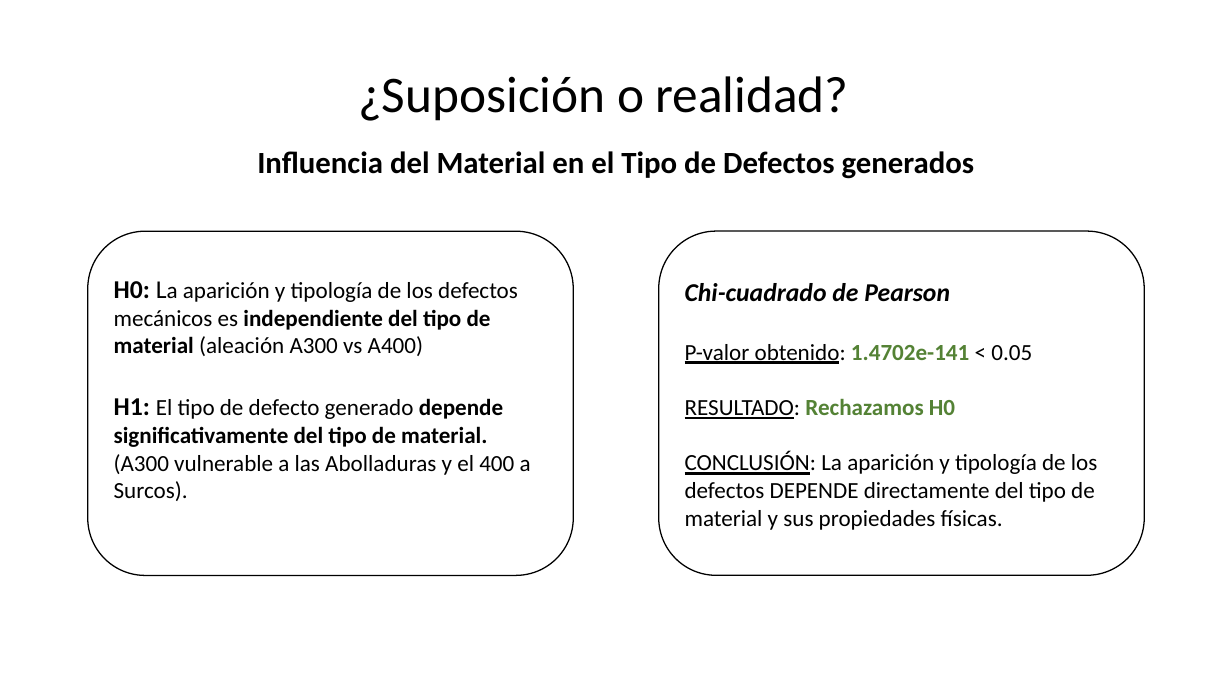
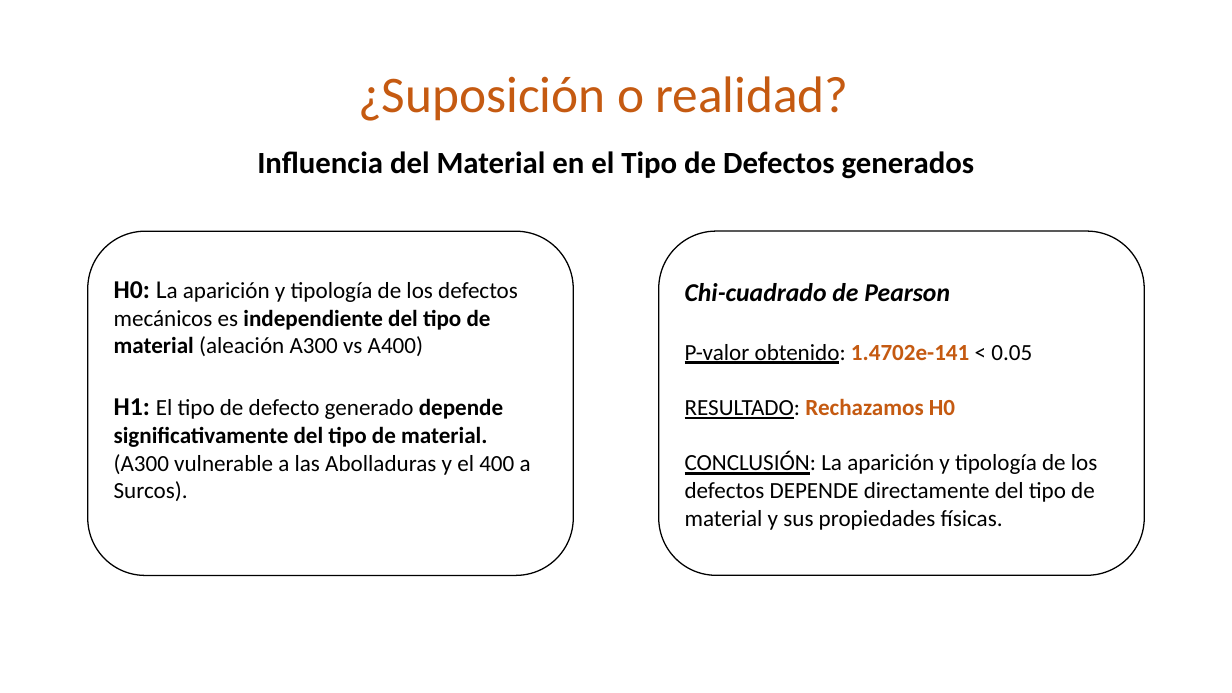
Before and after one commit to martinezleonlaura/2026-10-BILBAO-FT-Data-Science-LauraML, a slide deck: slide 12 of 2-Data_Analysis/EDA/Laura_Mtnez_EDA_Steel_Plates_Faults/Presentación.pptx. Drawn at 1232x693 pixels with LibreOffice and Linux fonts; fonts in the diff are those of the drawing. Boxes give left, top, right and bottom in pixels: in the first picture for what was removed or moved away, otherwise in the second. Text is boxed around its words. In the diff, an @@ line names an element or a change of style, - is before the commit and + after.

```diff
--- a/2-Data_Analysis/EDA/Laura_Mtnez_EDA_Steel_Plates_Faults/Presentación.pptx
+++ b/2-Data_Analysis/EDA/Laura_Mtnez_EDA_Steel_Plates_Faults/Presentación.pptx
@@ text "¿Suposición o realidad?" at (358,76,849,121): text colour #000000 to #C55A11 @@
@@ text in rounded rectangle at (685,344,1032,419): text colour #548235 to #C55A11 in "1.4702e-141", "Rechazamos H0" @@
```
Also in this commit, not shown: 15 other slides changed, 1 slide added.
